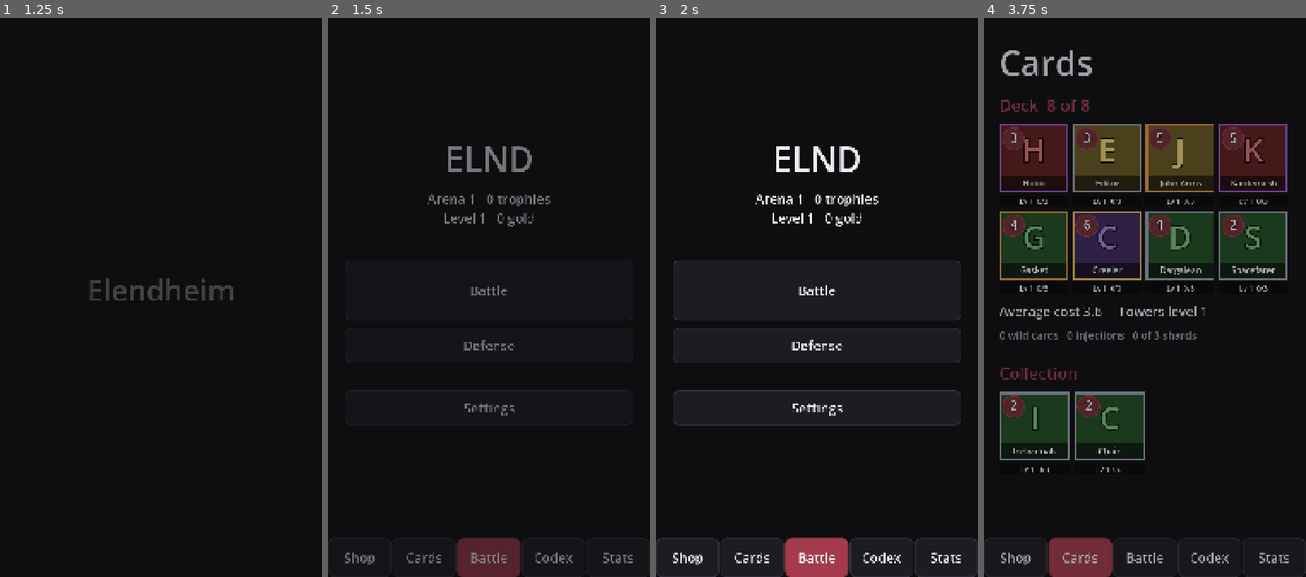
Above: before the commit, frames 1-4 (left to right).
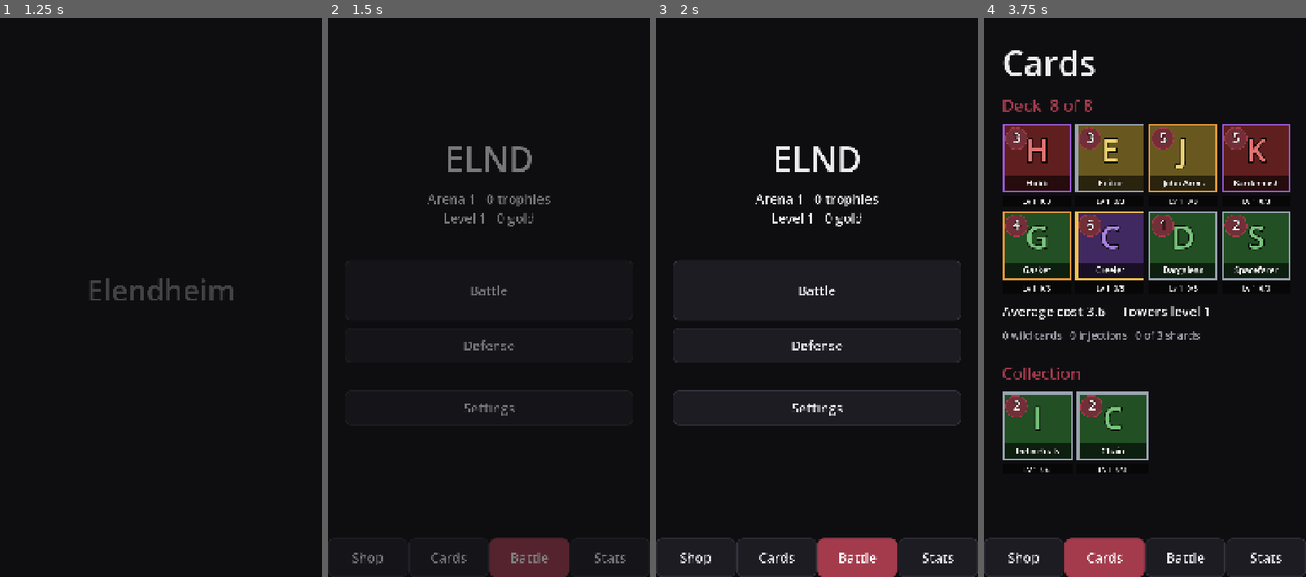
Above: after the commit, the same moments.

Repository: HenryElendheim/ELND
Game: Godot game, scene res://scenes/splash.tscn
The game is run twice, just before and just after one commit, with the same random seed, the same clock (stepped at 60 frames per second) and the same inputs.
Inputs (mouse positions are in pixels of both pictures, inside the frame that each line leads up to):
- Up to frame 1 (1.25 s): tap Enter at 0.5 s; move the mouse to (231, 263) at 0.52 s; click (231, 263) at 0.67 s
- Up to frame 2 (1.5 s): drag from (424, 319) to (472, 403) at 1.27 s
- Up to frame 3 (2 s): no input
- Up to frame 4 (3.75 s): click "Shop" at 2 s; click (1145, 325) at 2.75 s, where only the run before the commit has a clickable "Open chests"; click (1103, 560) at 3.5 s, where only the run after the commit has a clickable "Cards"

Frame 1 is identical in both runs. In frame 2, 2.2% of the frame differs, in the area x 5-95%, y 92-100%; in frame 3, 2.4%; in frame 4, 22%, in the area x 4-96%, y 5-100%.

Commit message:
Card details with Info and Codex pages, drop the Codex tab
Tapping a card on the Cards screen opens its details over everything:
stats at your level, how it works and its evolution on the Info page,
and the Foundation entry on the Codex page, swiped between or picked with
tabs. The deck actions (add, swap, remove, evolution, inject, wild
cards) live there now, and Back closes it. How-it-works text for every
card is in cards.json, written from the design doc.

That covers the Codex, so its menu tab is gone. The Shop only shows Open
chests when there are chests waiting.

Diff:
--- a/data/cards.json
+++ b/data/cards.json
@@ -48,9 +48,11 @@
 				"name": "Insatiable",
 				"ability": "gorge",
 				"gorge_max_health": 300,
-				"gorge_range": 1.5
-			},
-			"short_name": "Hobb"
+				"gorge_range": 1.5,
+				"how_it_works": "Insatiable: eats buildings outright. Its button, Gorge, instantly devours a small enemy troop in front of it."
+			},
+			"short_name": "Hobb",
+			"how_it_works": "Three Stomachs: every enemy troop it kills is devoured. One full stomach heals it, two also add damage, and with all three full it grows bigger with more health and damage. Munchies: if it goes 8 seconds without devouring, it gets hungry and bites faster, with bonus damage against buildings and towers."
 		},
 		"editor": {
 			"number": 2,
@@ -73,9 +75,11 @@
 			"evolution": {
 				"name": "Rewrite",
 				"ability": "rewrite",
-				"push_back_tiles": 2.5
-			},
-			"short_name": "Editor"
+				"push_back_tiles": 2.5,
+				"how_it_works": "Rewrite: its button pushes back every enemy troop in its lane at once."
+			},
+			"short_name": "Editor",
+			"how_it_works": "Quiet Revision: every 5 seconds it pushes the enemy troop that has come furthest back by 1.5 tiles. It only works while no enemy troop is within 3 tiles of it."
 		},
 		"john_arms": {
 			"number": 3,
@@ -111,9 +115,11 @@
 			"evolution": {
 				"name": "No Hard Feelings",
 				"ability": "flurry_on_demand",
-				"exhausted_time": 2.0
-			},
-			"short_name": "John Arms"
+				"exhausted_time": 2.0,
+				"how_it_works": "No Hard Feelings: its button starts a Flurry whenever you like, and the exhaustion only lasts 2 seconds."
+			},
+			"short_name": "John Arms",
+			"how_it_works": "Respect: it never attacks first and only goes for whatever damages it. Flurry: once provoked it spins for 4 seconds, hitting everything around it and knocking enemies back, then it is exhausted for 3 seconds, slow and unable to attack."
 		},
 		"kardemosh": {
 			"number": 4,
@@ -151,9 +157,11 @@
 				"ability": "flay",
 				"starting_skin": 150,
 				"flay_damage": 150,
-				"flay_range": 3.0
-			},
-			"short_name": "Kardemosh"
+				"flay_range": 3.0,
+				"how_it_works": "God of Flesh: starts with some skin on. Its button, Flay, rips the skin off the nearest enemy troop for big damage and wears it."
+			},
+			"short_name": "Kardemosh",
+			"how_it_works": "Skin Stealer: every troop it kills gives it skin, a shield that slowly rots away. With little skin it hunts troops and moves faster. With plenty of skin it calms down and walks for buildings. Halt: a stun freezes it far longer than normal, but it adapts and a third stun does nothing."
 		},
 		"gasket": {
 			"number": 5,
@@ -177,9 +185,11 @@
 			"evolution": {
 				"name": "Do Not Enter",
 				"ability": "close_the_lid",
-				"lid_damage": 300
-			},
-			"short_name": "Gasket"
+				"lid_damage": 300,
+				"how_it_works": "Do Not Enter: its button, Close the Lid, hits the troop inside with a big burst of damage and opens the lid again straight away."
+			},
+			"short_name": "Gasket",
+			"how_it_works": "Comfortable End: while empty it lures the nearest enemy ground troop within 4 tiles inside, where the troop cannot act and slowly loses health. One troop at a time. Flying troops and troops that only attack buildings are never lured. Destroying it frees the troop, dazed."
 		},
 		"creeler": {
 			"number": 6,
@@ -208,9 +218,11 @@
 				"name": "Empty Basket",
 				"ability": "drop",
 				"drop_damage": 200,
-				"drop_radius": 1.5
-			},
-			"short_name": "Creeler"
+				"drop_radius": 1.5,
+				"how_it_works": "Empty Basket: its button, Drop, lets go of the carried troop early from height, hurting it and everything around it."
+			},
+			"short_name": "Creeler",
+			"how_it_works": "Snatch: it grabs an enemy ground troop that comes within reach and flies it all the way back to that troop's own back line, then returns to the towers. While carrying it cannot attack and takes extra damage. One troop at a time, every 10 seconds."
 		},
 		"spiker": {
 			"number": 7,
@@ -232,7 +244,8 @@
 				}
 			],
 			"tower_damage_share": 0.35,
-			"short_name": "Spiker"
+			"short_name": "Spiker",
+			"how_it_works": "Spike Field: black spikes erupt in the area, then stay for 4 seconds, hurting and slowing anything inside. The damage grows the longer something stays. Towers take less damage."
 		},
 		"dargalean": {
 			"number": 8,
@@ -258,9 +271,11 @@
 				"name": "Lost Hours",
 				"ability": "cuddle",
 				"duration": 2.0,
-				"radius": 3.0
-			},
-			"short_name": "Dargalean"
+				"radius": 3.0,
+				"how_it_works": "Lost Hours: its button, Cuddle, makes nearby enemies stop attacking for 2 seconds."
+			},
+			"short_name": "Dargalean",
+			"how_it_works": "Irresistible: every enemy troop within 3 tiles has to target it for as long as it lives. A cheap decoy to pull troops away."
 		},
 		"spacefarer": {
 			"number": 9,
@@ -289,7 +304,8 @@
 			"evolution": {
 				"name": "From the Future",
 				"ability": "time_skip",
-				"blink_tiles": 3.0
+				"blink_tiles": 3.0,
+				"how_it_works": "From the Future: its button, Time Skip, blinks it 3 tiles back toward your side and it keeps its attack speed."
 			},
 			"projectile": {
 				"style": "bolt",
@@ -297,7 +313,8 @@
 				"size": 0.6,
 				"colour": "#6FF2FF"
 			},
-			"short_name": "Spacefarer"
+			"short_name": "Spacefarer",
+			"how_it_works": "Three Hours: it never tires. Every 3 seconds of non-stop attacking makes it attack 10% faster, up to 50%, until it stops for a moment."
 		},
 		"individuals": {
 			"number": 10,
@@ -329,9 +346,11 @@
 			"evolution": {
 				"name": "Seen Through a Screen",
 				"ability": "flatten",
-				"duration": 2.0
-			},
-			"short_name": "Individuals"
+				"duration": 2.0,
+				"how_it_works": "Seen Through a Screen: their button, Flatten, makes them impossible to target for 2 seconds."
+			},
+			"short_name": "Individuals",
+			"how_it_works": "Gaze: the troop they are fighting is filled with dread and attacks 30% slower. Every 4 seconds they blink for a second and the dread pauses. Distract: hit one and they all turn toward the attacker."
 		},
 		"chain": {
 			"number": 11,
@@ -350,7 +369,8 @@
 				}
 			],
 			"radius": 2.5,
-			"short_name": "Chain"
+			"short_name": "Chain",
+			"how_it_works": "Link: up to 3 enemy troops in the area are chained for 6 seconds. Damage dealt to one is dealt in full to all of them."
 		}
 	},
 	"spell_kinds": {
--- a/scenes/codex.gd
+++ /dev/null
@@ -1,33 +0,0 @@
-extends Screen
-## The in-game Codex. Each anomaly's Foundation entry unlocks once the player has the card,
-## and locked entries only show their number so there is something to look forward to.
-
-const MENU_SCENE := "res://scenes/main_menu.tscn"
-
-
-func build() -> void:
-	add(Ui.label("Codex", "TitleLabel"))
-	var cards: Dictionary = Data.table("cards").cards
-	var classes: Dictionary = Data.table("cards").classes
-	var entries: Dictionary = Data.table("codex").entries
-	var ids := cards.keys()
-	ids.sort_custom(func(a: String, b: String) -> bool: return int(cards[a].number) < int(cards[b].number))
-	for id in ids:
-		var card: Dictionary = cards[id]
-		var number := "ELND-%03d" % int(card.number)
-		add(Ui.spacer(8))
-		if int(Progress.card(id).level) <= 0:
-			add(Ui.label("%s  Not yet acquired" % number, "MutedLabel"))
-			continue
-		var heading := Ui.label("%s  %s" % [number, card.name], "HeadingLabel")
-		add(heading)
-		var tag := Ui.label("Class %s   Threat %d/5" % [card["class"], int(card.threat)])
-		tag.add_theme_color_override("font_color", Color(classes.get(card["class"], "#8A8A8A")))
-		add(tag)
-		add(Ui.label(entries.get(id, "")))
-	add_back_button()
-
-
-func go_back() -> bool:
-	Nav.go(MENU_SCENE)
-	return true
--- a/scenes/codex.tscn
+++ /dev/null
@@ -1,12 +0,0 @@
-[gd_scene load_steps=2 format=3]
-
-[ext_resource type="Script" path="res://scenes/codex.gd" id="1"]
-
-[node name="Root" type="Control"]
-layout_mode = 3
-anchors_preset = 15
-anchor_right = 1.0
-anchor_bottom = 1.0
-grow_horizontal = 2
-grow_vertical = 2
-script = ExtResource("1")
--- a/scenes/deck.gd
+++ b/scenes/deck.gd
@@ -1,7 +1,8 @@
 extends Screen
 ## The Cards screen. Your deck sits at the top as two rows of four tiles, each with its level and copies bar,
 ## then the average Ephrocity cost and tower level, then the rest of your collection.
-## Tap a card to see what you can do with it: add it, swap it in, take it out, switch its evolution or spend wild cards.
+## Tap a card to open its details, with its stats, how it works and its Codex entry,
+## and the buttons to add it, swap it in, take it out, switch its evolution or spend wild cards.
 ## The deck is saved whenever it has exactly the right number of cards.
 
 const MENU_SCENE := "res://scenes/main_menu.tscn"
@@ -10,6 +11,7 @@
 var _deck := []
 var _size := 8
 var _selected := ""
+var _detail: CardDetail = null
 ## A collection card waiting to be swapped in. The next deck card tapped is the one it replaces.
 var _swap_in := ""
 
@@ -28,9 +30,6 @@
 	var average := costs / maxf(_deck.size(), 1)
 	add(Ui.label("Average cost %.1f     Towers level %d" % [average, Progress.tower_level()]))
 	add(Ui.label("%d wild cards   %d injections   %d of 3 shards" % [Progress.wild_cards(), Progress.injections(), Progress.shards()], "MutedLabel"))
-
-	if _selected != "":
-		_actions()
 
 	var rest := BattleSim.available_cards().filter(func(id: String) -> bool: return not id in _deck)
 	if not rest.is_empty():
@@ -53,32 +52,35 @@
 	return grid
 
 
-## The buttons for the selected card, which change with whether it is in the deck.
-func _actions() -> void:
-	var in_deck: bool = _selected in _deck
-	add(Ui.label(Data.table("cards").cards[_selected].name, "HeadingLabel"))
-	if in_deck:
-		add(Ui.button("Take out of deck", _remove))
-		if Progress.has_evolution(_selected):
-			var on := _selected in Progress.deck_evolutions()
-			add(Ui.button("Evolution off" if on else "Evolution on", func() -> void: _toggle_evolution(not on)))
+## The buttons for a card's details, which change with whether it is in the deck.
+func _actions(id: String) -> Array:
+	var actions := []
+	if id in _deck:
+		actions.append(["Take out of deck", _remove])
+		if Progress.has_evolution(id):
+			var on := id in Progress.deck_evolutions()
+			actions.append(["Evolution off" if on else "Evolution on", func() -> void: _toggle_evolution(not on)])
 	else:
-		add(Ui.button("Add to deck" if _deck.size() < _size else "Swap into deck", _use))
-	if not Progress.has_evolution(_selected) and Progress.injections() > 0 and _selected in Progress.evolvable_cards():
-		add(Ui.button("Use an Evolution Injection", _inject))
-	if Progress.wild_cards() > 0 and int(Progress.card(_selected).level) < Progress.max_card_level():
-		add(Ui.button("Use wild cards", _wild))
+		actions.append(["Add to deck" if _deck.size() < _size else "Swap into deck", _use])
+	if not Progress.has_evolution(id) and Progress.injections() > 0 and id in Progress.evolvable_cards():
+		actions.append(["Use an Evolution Injection", _inject])
+	if Progress.wild_cards() > 0 and int(Progress.card(id).level) < Progress.max_card_level():
+		actions.append(["Use wild cards", _wild])
+	return actions
 
 
+## Tapping a deck card while another card waits to be swapped in makes the swap. Any other tap opens the card's details.
 func _tapped(id: String) -> void:
 	if _swap_in != "" and id in _deck:
 		_deck[_deck.find(id)] = _swap_in
 		_swap_in = ""
 		_selected = ""
 		_save()
-	else:
-		_selected = "" if id == _selected else id
-	_rebuild()
+		_rebuild()
+		return
+	_selected = id
+	_detail = CardDetail.new(id, _actions(id))
+	add_child(_detail)
 
 
 func _use() -> void:
--- a/scenes/main_menu.gd
+++ b/scenes/main_menu.gd
@@ -1,18 +1,16 @@
 extends Control
-## The main menu: five pages you slide between, with tabs along the bottom. It opens on the Battle page,
+## The main menu: four pages you slide between, with tabs along the bottom. It opens on the Battle page,
 ## or on whichever page the previous screen asked for.
 
 const PAGES := [
 	["Shop", "res://scenes/shop.tscn"],
 	["Cards", "res://scenes/deck.tscn"],
 	["Battle", "res://scenes/home.tscn"],
-	["Codex", "res://scenes/codex.tscn"],
 	["Stats", "res://scenes/stats.tscn"],
 ]
 const HOME := 2
 
 var _pager := Pager.new()
-var _tabs: Array[Button] = []
 
 
 func _ready() -> void:
@@ -22,28 +20,15 @@
 	column.add_theme_constant_override("separation", 0)
 	add_child(column)
 	column.add_child(_pager)
-
-	var tab_row := HBoxContainer.new()
-	tab_row.add_theme_constant_override("separation", 4)
-	var group := ButtonGroup.new()
-	for i in PAGES.size():
-		var screen: Screen = load(PAGES[i][1]).instantiate()
+	var names := []
+	for entry in PAGES:
+		var screen: Screen = load(entry[1]).instantiate()
 		screen.embedded = true
 		_pager.add_page(screen)
-		var tab := Ui.button(PAGES[i][0], func() -> void: _pager.go_to(i))
-		tab.toggle_mode = true
-		tab.button_group = group
-		tab.clip_text = true
-		tab.custom_minimum_size.y = 130
-		_tabs.append(tab)
-		tab_row.add_child(tab)
-	column.add_child(tab_row)
-	_pager.page_changed.connect(_show_tab)
-	_pager.go_to(int(Nav.params.get("page", HOME)), false)
-
-
-func _show_tab(index: int) -> void:
-	_tabs[index].set_pressed_no_signal(true)
+		names.append(entry[0])
+	_pager.page = int(Nav.params.get("page", HOME))
+	column.add_child(_pager.make_tabs(names))
+	_pager.go_to(_pager.page, false)
 
 
 ## The Android back gesture goes to the Battle page first, and only closes the app from there.
--- a/scenes/shop.gd
+++ b/scenes/shop.gd
@@ -13,15 +13,23 @@
 	var prices: Dictionary = Data.table("economy").shop_prices
 	for rarity in prices:
 		add(Ui.button("%s chest   %d gold" % [String(rarity).capitalize(), int(prices[rarity])], func() -> void: _buy(rarity)))
-	add(Ui.spacer(24))
-	add(Ui.button("Open chests", func() -> void: Nav.go(CHEST_SCENE)))
+	var waiting := Progress.chests_waiting().size()
+	if waiting > 0:
+		add(Ui.spacer(24))
+		add(Ui.button("Open chests (%d)" % waiting, func() -> void: Nav.go(CHEST_SCENE)))
 	add_back_button()
 	_show_gold()
 
 
+## A bought chest waits with the others, so the screen is rebuilt to show the Open chests button with the new count.
 func _buy(rarity: String) -> void:
-	Nav.toast("%s chest bought" % rarity.capitalize() if Progress.buy_chest(rarity) else "Not enough gold")
-	_show_gold()
+	if not Progress.buy_chest(rarity):
+		Nav.banner("Not enough gold")
+		return
+	Nav.toast("%s chest bought" % rarity.capitalize())
+	for child in content.get_children():
+		child.queue_free()
+	build()
 
 
 func _show_gold() -> void:
--- a/scripts/autoload/nav.gd
+++ b/scripts/autoload/nav.gd
@@ -99,6 +99,11 @@
 func _notification(what: int) -> void:
 	if what != NOTIFICATION_WM_GO_BACK_REQUEST:
 		return
+	# Anything open on top, such as a card's details, closes first.
+	var open := get_tree().get_nodes_in_group(Pager.MODAL_GROUP)
+	if not open.is_empty():
+		open[-1].close()
+		return
 	var screen := get_tree().current_scene
 	if screen != null and screen.has_method("go_back") and screen.go_back():
 		return
--- /dev/null
+++ b/scripts/ui/card_detail.gd
@@ -0,0 +1,133 @@
+class_name CardDetail
+extends CanvasLayer
+## A card's details, shown over everything. Two pages you swipe between: Info, with its stats at your level,
+## how it works and its evolution, and Codex, with its Foundation entry. Under them sit whatever buttons
+## the screen that opened it hands over, such as adding the card to the deck. Back or Close shuts it.
+
+const SPEED_NAMES := {0.75: "Slow", 1.0: "Medium", 1.5: "Fast"}
+const TARGET_NAMES := {
+	"ground": "Ground troops", "air_ground": "Air and ground", "buildings": "Buildings only",
+	"attackers_only": "Only what attacks it", "mode": "Troops or buildings, by mood", "none": "Nothing",
+}
+
+var card_id := ""
+var _actions: Array
+
+
+## The actions are pairs of button text and what the button does, for example ["Add to deck", add].
+func _init(id: String, actions: Array = []) -> void:
+	card_id = id
+	_actions = actions
+	layer = 50
+	add_to_group(Pager.MODAL_GROUP)
+
+
+func _ready() -> void:
+	var card: Dictionary = Data.table("cards").cards[card_id]
+	var cover := Panel.new()
+	cover.set_anchors_preset(Control.PRESET_FULL_RECT)
+	var fill := StyleBoxFlat.new()
+	fill.bg_color = Settings.palette().bg
+	cover.add_theme_stylebox_override("panel", fill)
+	add_child(cover)
+
+	var margin := MarginContainer.new()
+	margin.set_anchors_preset(Control.PRESET_FULL_RECT)
+	for side in ["left", "right", "bottom"]:
+		margin.add_theme_constant_override("margin_" + side, Screen.SIDE_MARGIN)
+	margin.add_theme_constant_override("margin_top", Screen.TOP_MARGIN)
+	cover.add_child(margin)
+	var column := VBoxContainer.new()
+	margin.add_child(column)
+
+	var header := HBoxContainer.new()
+	var tile := CardTile.new(card_id)
+	tile.size_flags_horizontal = Control.SIZE_FILL
+	tile.custom_minimum_size = Vector2(230, 290)
+	tile.disabled = true
+	header.add_child(tile)
+	var title := VBoxContainer.new()
+	title.size_flags_horizontal = Control.SIZE_EXPAND_FILL
+	title.add_child(Ui.label(card.name, "HeadingLabel"))
+	title.add_child(Ui.label("%s   %s" % [Progress.card_rarity(card_id).capitalize(), String(card.get("type", "")).capitalize()]))
+	var level := int(Progress.card(card_id).level)
+	title.add_child(Ui.label("Level %d" % level if level > 0 else "Not yet acquired", "MutedLabel"))
+	header.add_child(title)
+	column.add_child(header)
+
+	var pager := Pager.new()
+	pager.add_page(_page(_info_lines(card)))
+	pager.add_page(_page(_codex_lines(card)))
+	column.add_child(pager.make_tabs(["Info", "Codex"], 100))
+	column.add_child(pager)
+
+	for action in _actions:
+		column.add_child(Ui.button(action[0], func() -> void: _run(action[1])))
+	column.add_child(Ui.button("Close", close))
+
+
+func close() -> void:
+	queue_free()
+
+
+func _run(action: Callable) -> void:
+	close()
+	action.call()
+
+
+## One scrolling page made of labels.
+func _page(lines: Array) -> ScrollContainer:
+	var scroll := ScrollContainer.new()
+	scroll.horizontal_scroll_mode = ScrollContainer.SCROLL_MODE_DISABLED
+	var box := VBoxContainer.new()
+	box.size_flags_horizontal = Control.SIZE_EXPAND_FILL
+	scroll.add_child(box)
+	for line in lines:
+		box.add_child(Ui.label(line[0], line[1]))
+	return scroll
+
+
+## The Info page. Health and damage are shown at the player's own level, so they match what happens in battle.
+func _info_lines(card: Dictionary) -> Array:
+	var battle := Data.table("battle")
+	var scale := pow(1.0 + float(battle.level_scaling.per_level), maxi(int(Progress.card(card_id).level), 1) - 1)
+	var lines := [["Cost: %d Ephrocity" % int(card.cost), ""]]
+	var type: String = card.get("type", "troop")
+	if card.has("health"):
+		lines.append(["Health: %d" % roundi(float(card.health) * scale), ""])
+	if type == "building":
+		lines.append(["Lasts: %d seconds" % int(card.get("lifetime", 0)), ""])
+	if float(card.get("damage", 0)) > 0.0:
+		var damage := "Damage: %d" % roundi(float(card.damage) * scale)
+		if card.has("hit_speed"):
+			damage += " every %.1f s" % float(card.hit_speed)
+		lines.append([damage, ""])
+	if type == "troop":
+		var speed := float(battle.speeds_tiles_per_second.get(card.get("speed", ""), 0.0))
+		lines.append(["Speed: %s" % SPEED_NAMES.get(speed, String(card.get("speed", "")).capitalize()), ""])
+		lines.append(["Range: %s" % ("%.1f tiles" % float(card.range) if card.get("attack") == "ranged" else "Melee"), ""])
+		lines.append(["Targets: %s" % TARGET_NAMES.get(card.get("targets", "ground"), ""), ""])
+		lines.append(["Moves: %s" % String(card.get("movement", "ground")).capitalize(), ""])
+	if int(card.get("count", 1)) > 1:
+		lines.append(["Comes as a group of %d" % int(card.count), ""])
+	if card.has("radius"):
+		lines.append(["Area: %.1f tiles" % float(card.radius), ""])
+	if card.has("how_it_works"):
+		lines.append(["How it works", "HeadingLabel"])
+		lines.append([card.how_it_works, ""])
+	if card.has("evolution"):
+		lines.append(["Evolution: %s" % card.evolution.name, "HeadingLabel"])
+		lines.append([card.evolution.get("how_it_works", ""), ""])
+		var status := "Unlocked" if Progress.has_evolution(card_id) else "Locked"
+		lines.append(["%s. Needs %d cycle%s before it comes out evolved." % [status, Hand.cycles_needed(card_id), "" if Hand.cycles_needed(card_id) == 1 else "s"], "MutedLabel"])
+	return lines
+
+
+## The Codex page: the ELND number, class and threat, and the Foundation entry once the card is acquired.
+func _codex_lines(card: Dictionary) -> Array:
+	var lines := [["ELND-%03d" % int(card.number), "HeadingLabel"], ["Class %s   Threat %d/5" % [card["class"], int(card.threat)], ""]]
+	if int(Progress.card(card_id).level) <= 0:
+		lines.append(["This entry unlocks once the anomaly is acquired.", "MutedLabel"])
+	else:
+		lines.append([Data.table("codex").entries.get(card_id, ""), ""])
+	return lines
--- a/scripts/ui/pager.gd
+++ b/scripts/ui/pager.gd
@@ -17,6 +17,11 @@
 var _swiping := false
 var _drag := 0.0
 var _tween: Tween
+var _tabs: Array[Button] = []
+
+## Anything open on top of everything else, such as a card's details, joins this group.
+## A pager underneath it ignores swipes, which means only the pager inside the open view slides.
+const MODAL_GROUP := "modal"
 
 
 func _ready() -> void:
@@ -33,6 +38,23 @@
 	_layout()
 
 
+## A row of tabs, one per page, that jumps to its page and lights up while that page is showing.
+func make_tabs(names: Array, height := 130.0) -> HBoxContainer:
+	var row := HBoxContainer.new()
+	row.add_theme_constant_override("separation", 4)
+	var group := ButtonGroup.new()
+	for i in names.size():
+		var tab := Ui.button(names[i], func() -> void: go_to(i))
+		tab.toggle_mode = true
+		tab.button_group = group
+		tab.clip_text = true
+		tab.custom_minimum_size.y = height
+		tab.set_pressed_no_signal(i == page)
+		_tabs.append(tab)
+		row.add_child(tab)
+	return row
+
+
 func go_to(index: int, animate := true) -> void:
 	page = clampi(index, 0, _pages.size() - 1)
 	_drag = 0.0
@@ -44,6 +66,8 @@
 		_tween.tween_property(_strip, "position", target, SLIDE_TIME)
 	else:
 		_strip.position = target
+	if page < _tabs.size():
+		_tabs[page].set_pressed_no_signal(true)
 	page_changed.emit(page)
 
 
@@ -59,6 +83,9 @@
 func _input(event: InputEvent) -> void:
 	if not is_visible_in_tree():
 		return
+	for modal in get_tree().get_nodes_in_group(MODAL_GROUP):
+		if not modal.is_ancestor_of(self):
+			return
 	if event is InputEventMouseButton and event.button_index == MOUSE_BUTTON_LEFT:
 		if event.pressed and get_global_rect().has_point(event.position):
 			_press_at = event.position
--- a/tests/smoke.gd
+++ b/tests/smoke.gd
@@ -19,7 +19,13 @@
 		print("Broken file: buying a chest with enough gold failed")
 		broken += 1
 	broken += _check_placement()
-	for scene in ["splash", "main_menu", "home", "settings_menu", "deck", "chest", "shop", "stats", "codex", "admin"]:
+	# Every card's details open and close cleanly, which checks the info and codex text for every card.
+	for id in Data.table("cards").cards:
+		var detail := CardDetail.new(id, [["Nothing", func() -> void: pass]])
+		add_child(detail)
+		await get_tree().process_frame
+		detail.close()
+	for scene in ["splash", "main_menu", "home", "settings_menu", "deck", "chest", "shop", "stats", "admin"]:
 		var screen: Node = load("res://scenes/%s.tscn" % scene).instantiate()
 		add_child(screen)
 		await get_tree().process_frame
